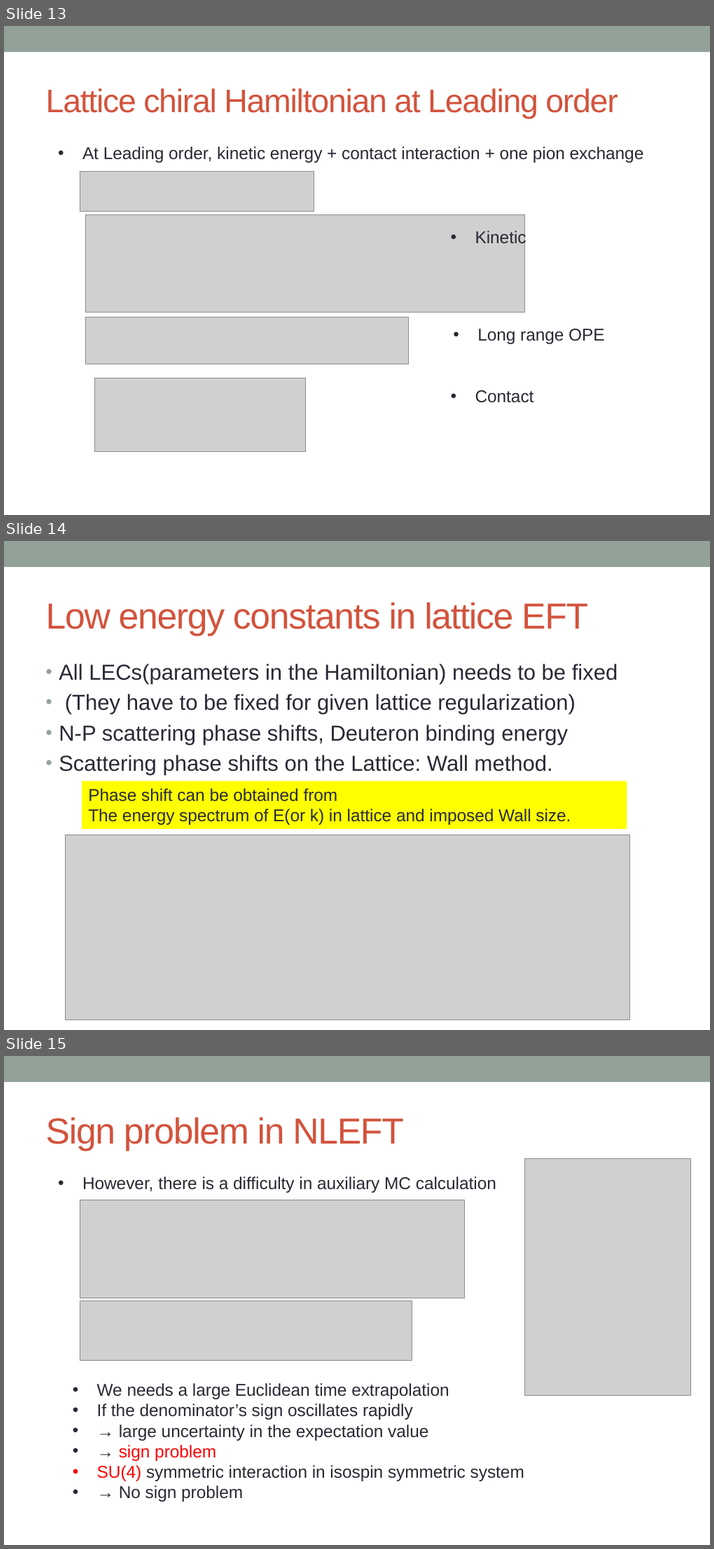
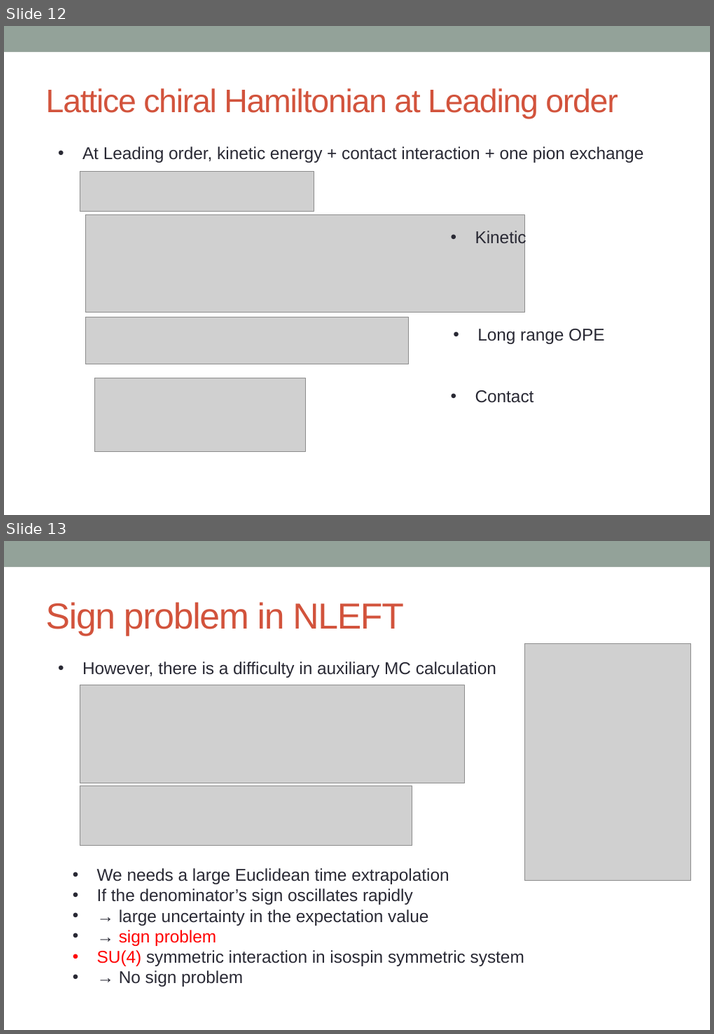
Before and after one commit to alphacentaury-github/NPSS2020, a slide deck: 20240722_WFM_숭실대.pptx. Shown one above the other, each under a label of ours: slides 13, 14 and 15 before the commit, slides 12 and 13 after it. The pictures are 714x1549 and 714x1034 pixels, drawn with LibreOffice and Linux fonts; fonts in the diff are those of the drawing; grey boxes stand for pictures. Boxes give left, top, right and bottom in pixels: in the first picture for what was removed or moved away, otherwise in the second. Text is boxed around its words. In the diff, an @@ line names an element or a change of style, - is before the commit and + after.

```diff
--- a/20240722_WFM_숭실대.pptx
+++ b/20240722_WFM_숭실대.pptx
@@ slide 14 removed at <box>4,541,710,1030</box>, background #FFFFFF; not listed: 1 template element that a slide beside it also shows @@
@@ title removed at <box>46,602,588,636</box> @@
-Low energy constants in lattice EFT
@@ text removed at <box>59,663,617,775</box> @@
-• All LECs(parameters in the Hamiltonian) needs to be fixed
-• (They have to be fixed for given lattice regularization)
-• N-P scattering phase shifts, Deuteron binding energy
-• Scattering phase shifts on the Lattice: Wall method.
@@ rectangle removed at <box>82,781,626,829</box> @@
-Phase shift can be obtained from
-The energy spectrum of E(or k) in lattice and imposed Wall size.
@@ picture removed at <box>65,835,630,1019</box> @@
@@ what was slide 13 is now slide 12 @@
@@ what was slide 15 is now slide 13 @@
```
Also in this commit, not shown: 2 other slides removed.
